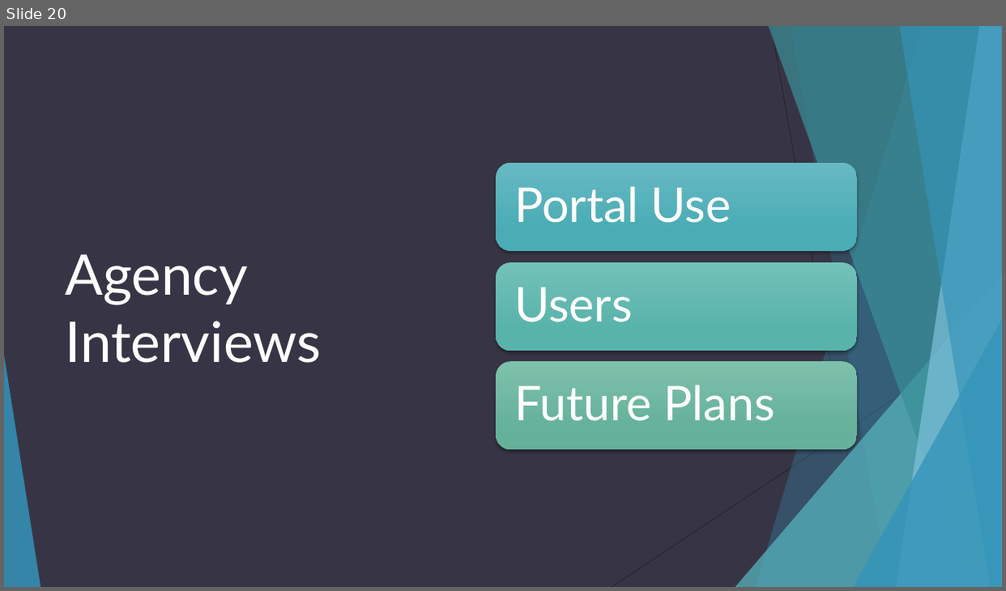
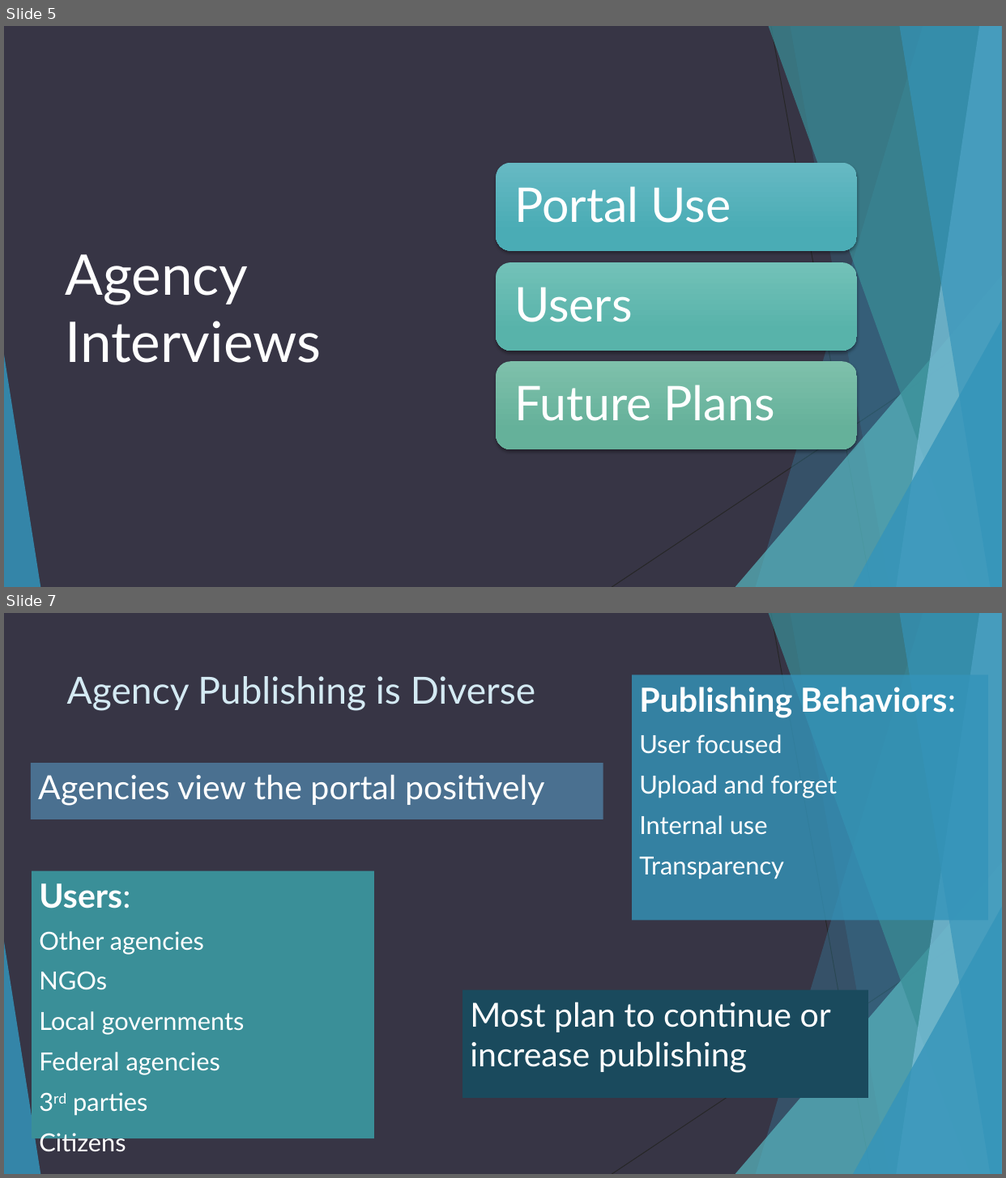
Before and after one commit to OpenDataLiteracy/WSL-AMF, a slide deck: report/Washington State Open Data Portal.pptx. Shown one above the other, each under a label of ours: slide 20 before the commit, slides 5 and 7 after it; the slides between them are not shown. The pictures are 1006x591 and 1006x1178 pixels, drawn with LibreOffice and Linux fonts; fonts in the diff are those of the drawing. Boxes give left, top, right and bottom in pixels: in the first picture for what was removed or moved away, otherwise in the second. Text is boxed around its words. In the diff, an @@ line names an element or a change of style, - is before the commit and + after.

```diff
--- a/report/Washington State Open Data Portal.pptx
+++ b/report/Washington State Open Data Portal.pptx
@@ slide 7 added at [4,613,1002,1174], background #373545; not listed: 10 template elements that a slide beside it also shows @@
@@ title added at [67,676,535,711], 36 pt, text #D4EAF3 @@
+Agency Publishing is Diverse
@@ rectangle added at [632,675,988,921], fill #3494BA at 80% opacity, 24 pt, text #FFFFFF @@
+Publishing Behaviors:
+User focused
+Upload and forget
+Internal use
+Transparency
@@ text added at [31,763,603,820], fill #4A7090, 32 pt, text #FFFFFF @@
+Agencies view the portal positively
@@ text added at [32,871,374,1139], fill #3A8F98, 24 pt, text #FFFFFF @@
+Users:
+Other agencies
+NGOs
+Local governments
+Federal agencies
+3rd parties
+Citizens
@@ rectangle added at [463,990,868,1098], fill #1A4A5D, 32 pt, text #FFFFFF @@
+Most plan to continue or increase publishing
@@ what was slide 20 is now slide 5 @@
```
Also in this commit, not shown: 9 slides changed, 17 other slides added, 12 slides removed, 1 other file.
